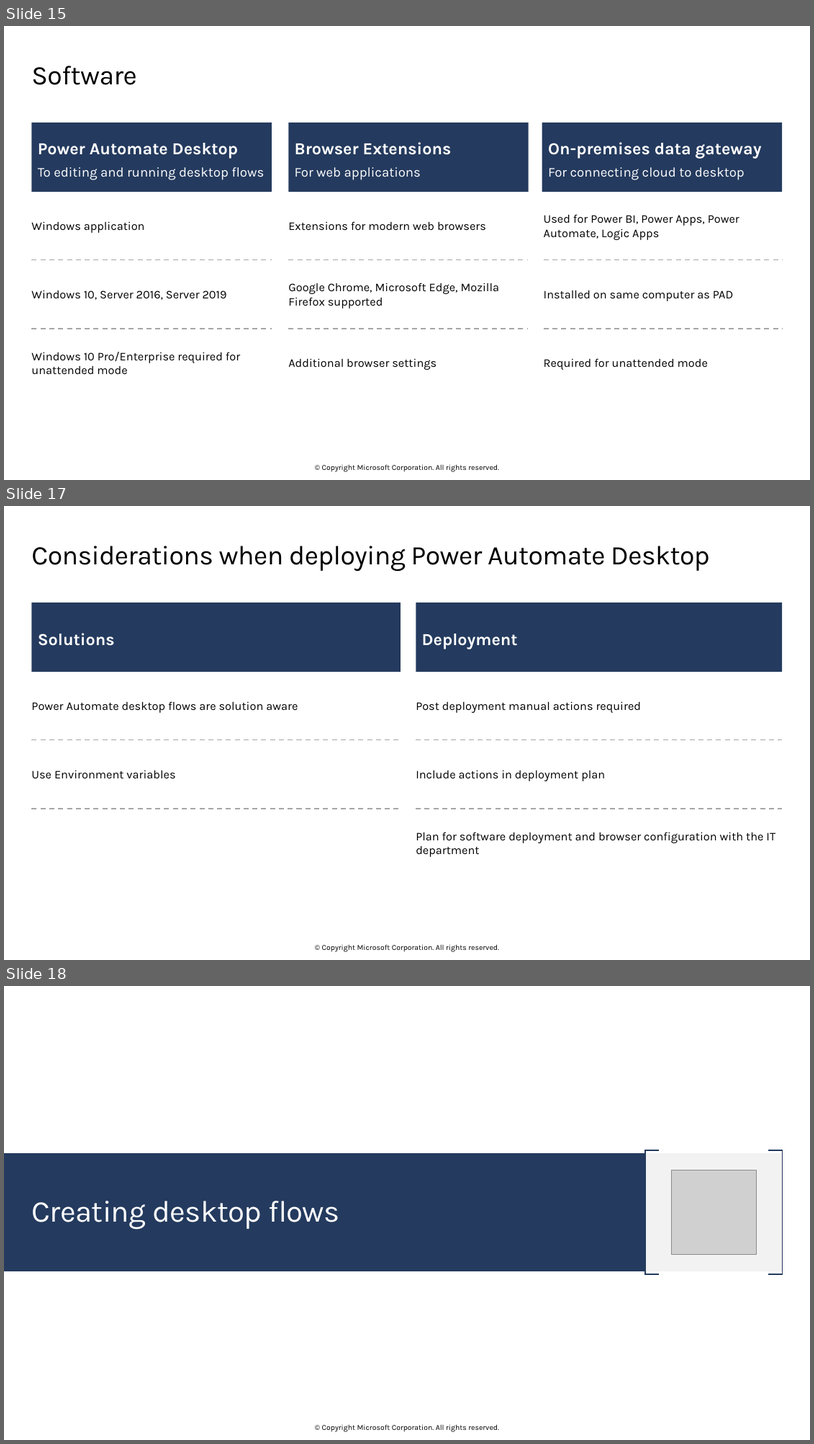
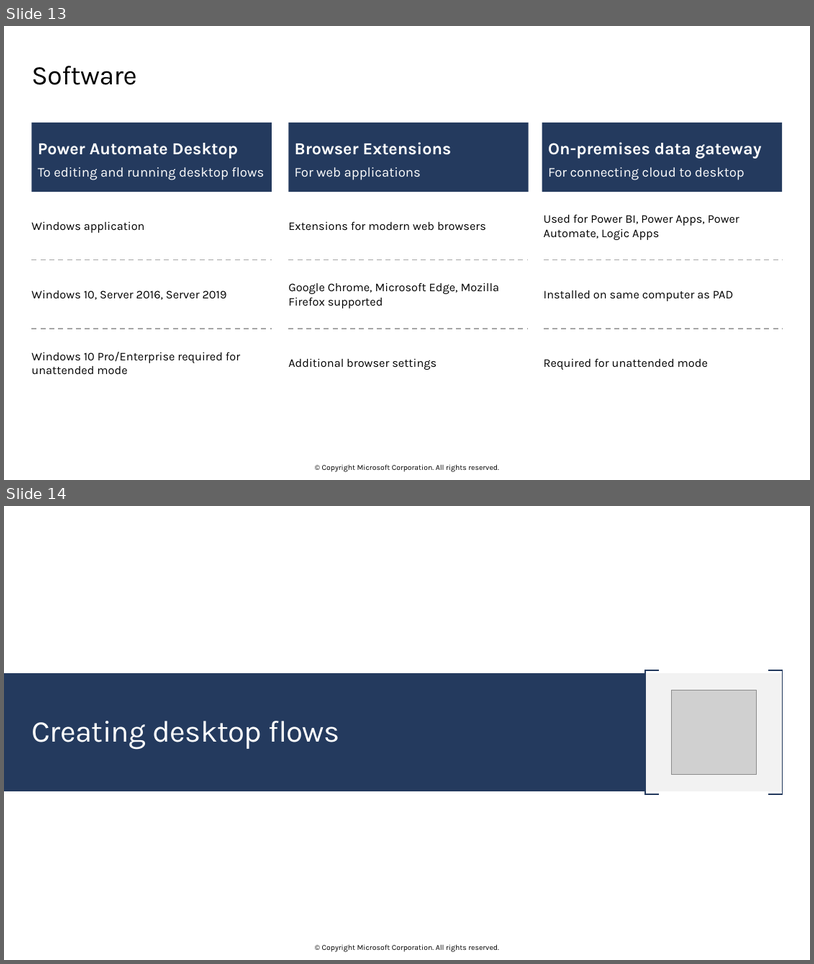
Before and after one commit to sumiticfai196/Batch-23-EY, a slide deck: M13 Robotic Process Automation.pptx. Shown one above the other, each under a label of ours: slides 15, 17 and 18 before the commit, slides 13 and 14 after it; the slides between them are not shown. The pictures are 814x1444 and 814x964 pixels, drawn with LibreOffice and Linux fonts; fonts in the diff are those of the drawing; grey boxes stand for pictures; background and template pictures are left out. Boxes give left, top, right and bottom in pixels: in the first picture for what was removed or moved away, otherwise in the second. Text is boxed around its words. In the diff, an @@ line names an element or a change of style, - is before the commit and + after.

```diff
--- a/M13 Robotic Process Automation.pptx
+++ b/M13 Robotic Process Automation.pptx
@@ slide 17 removed at box(4, 506, 810, 960), background #FFFFFF; not listed: 1 template element that a slide beside it also shows @@
@@ title removed at box(31, 546, 710, 571) @@
-Considerations when deploying Power Automate Desktop
@@ text removed at box(32, 602, 401, 672) @@
-Solutions
@@ text removed at box(416, 602, 782, 672) @@
-Deployment
@@ text removed at box(31, 701, 298, 713) @@
-Power Automate desktop flows are solution aware
@@ text removed at box(416, 701, 642, 713) @@
-Post deployment manual actions required
@@ line removed from (32, 739) to (401, 739) @@
@@ line removed from (416, 739) to (782, 739) @@
@@ text removed at box(31, 770, 175, 778) @@
-Use Environment variables
@@ text removed at box(416, 770, 605, 781) @@
-Include actions in deployment plan
@@ line removed from (32, 808) to (401, 808) @@
@@ line removed from (416, 808) to (782, 808) @@
@@ text removed at box(416, 831, 776, 857) @@
-Plan for software deployment and browser configuration with the IT department
@@ what was slide 15 is now slide 13 @@
@@ what was slide 18 is now slide 14 @@
```
Also in this commit, not shown: 12 other slides removed, 2 other files.
